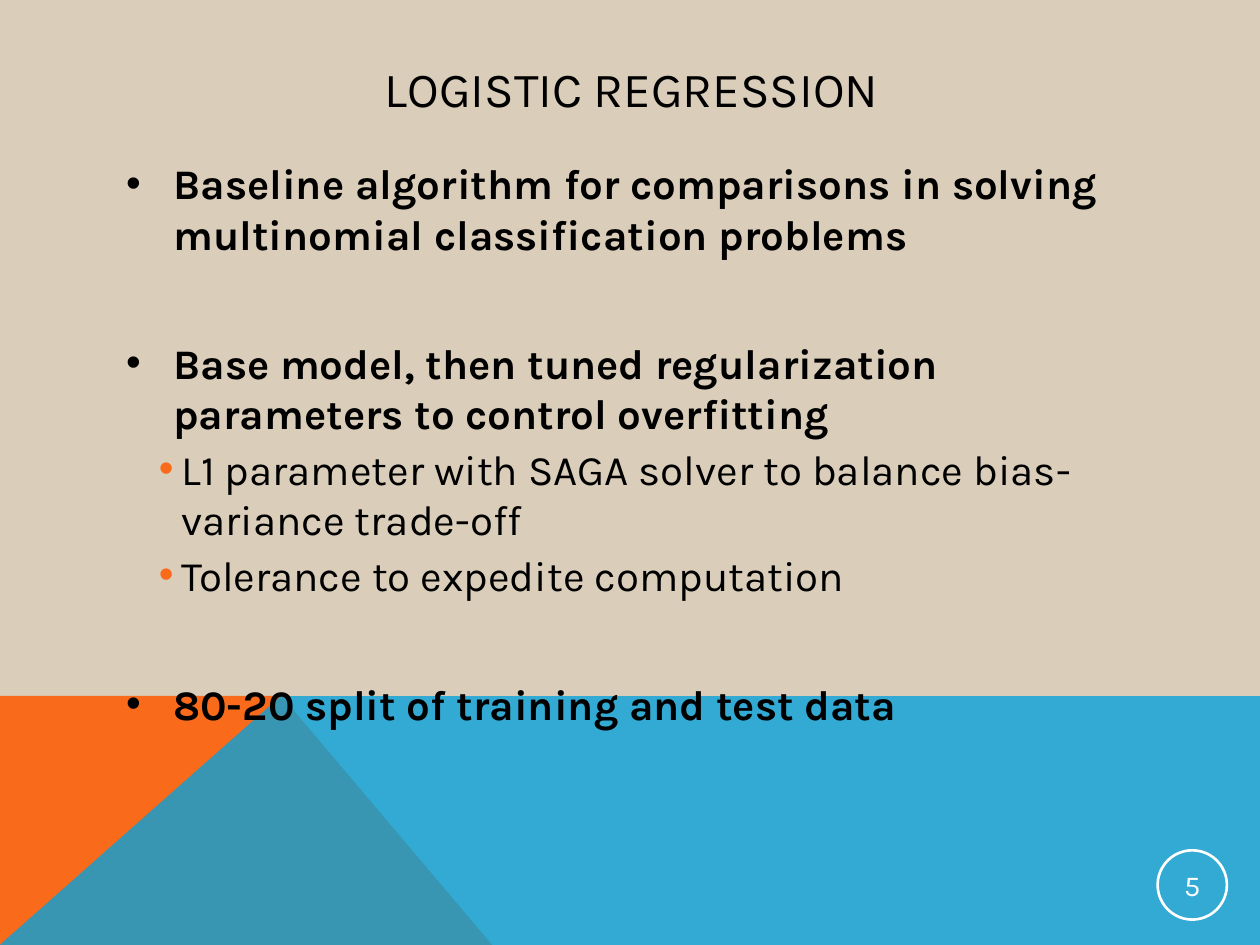
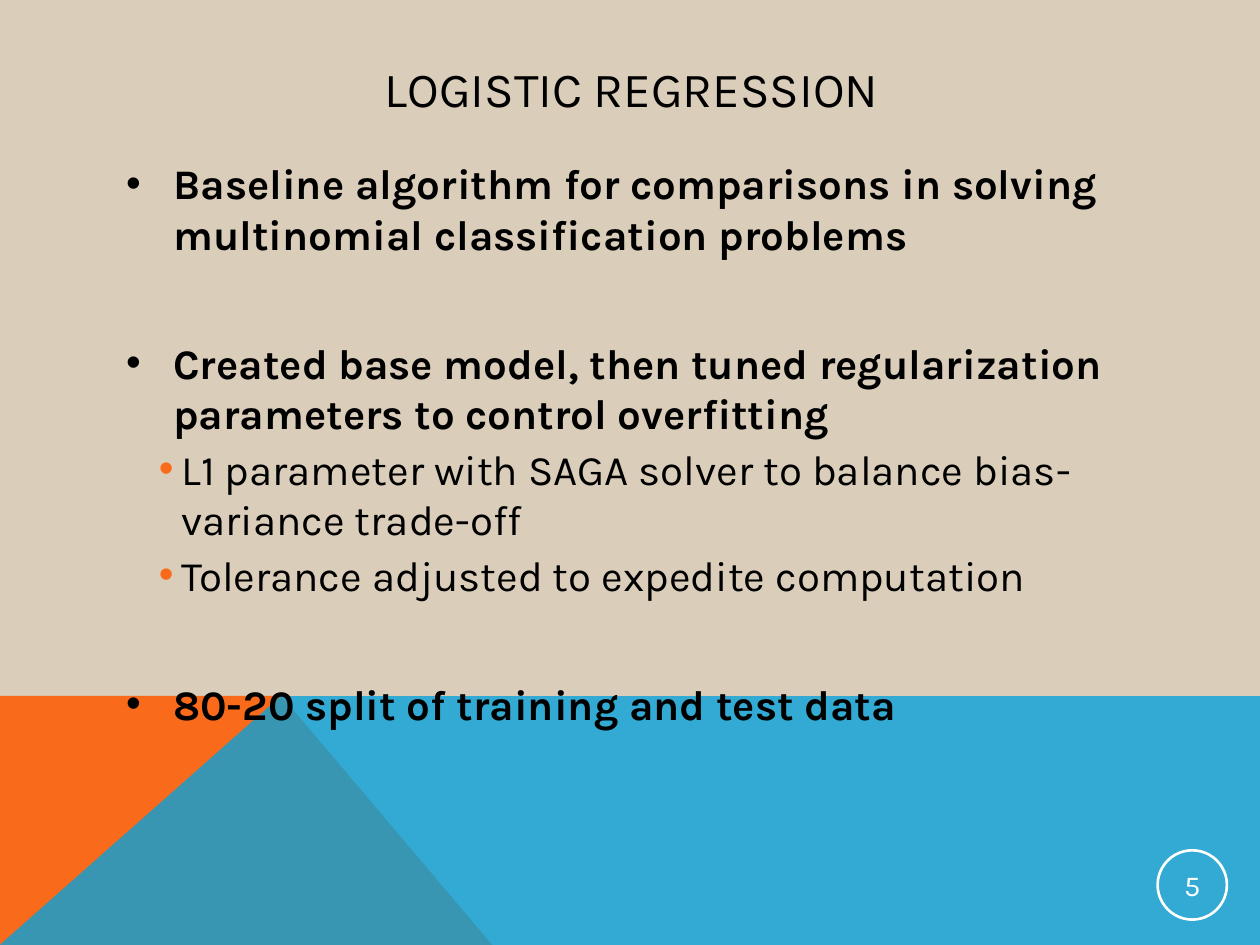
Before and after one commit to AOlden/sb-projects, a slide deck: slide 5 of CP2/CP2_deck.pptx. Drawn at 1260x945 pixels with LibreOffice and Linux fonts; fonts in the diff are those of the drawing. Boxes give left, top, right and bottom in pixels: in the first picture for what was removed or moved away, otherwise in the second. Text is boxed around its words. In the diff, an @@ line names an element or a change of style, - is before the commit and + after.

Commit message:
final updates

```diff
--- a/CP2/CP2_deck.pptx
+++ b/CP2/CP2_deck.pptx
@@ text at (173, 349, 1102, 440): text changed @@
-• Base model, then tuned regularization parameters to control overfitting
+• Created base model, then tuned regularization parameters to control overfitting
@@ text at (181, 562, 1024, 602): text changed @@
-    • Tolerance to expedite computation
+    • Tolerance adjusted to expedite computation
```
Also in this commit, not shown: 4 other slides changed.
